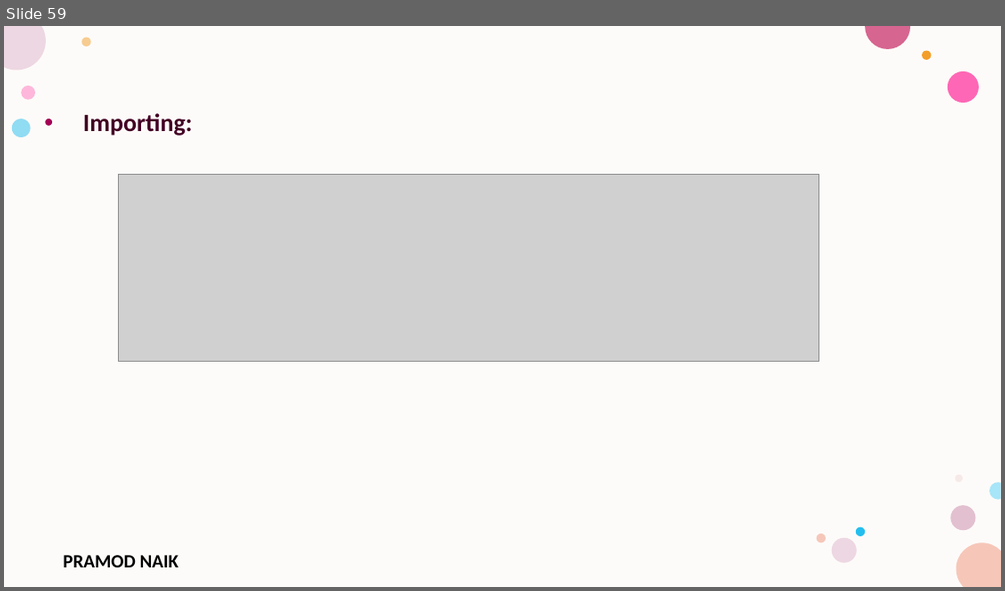
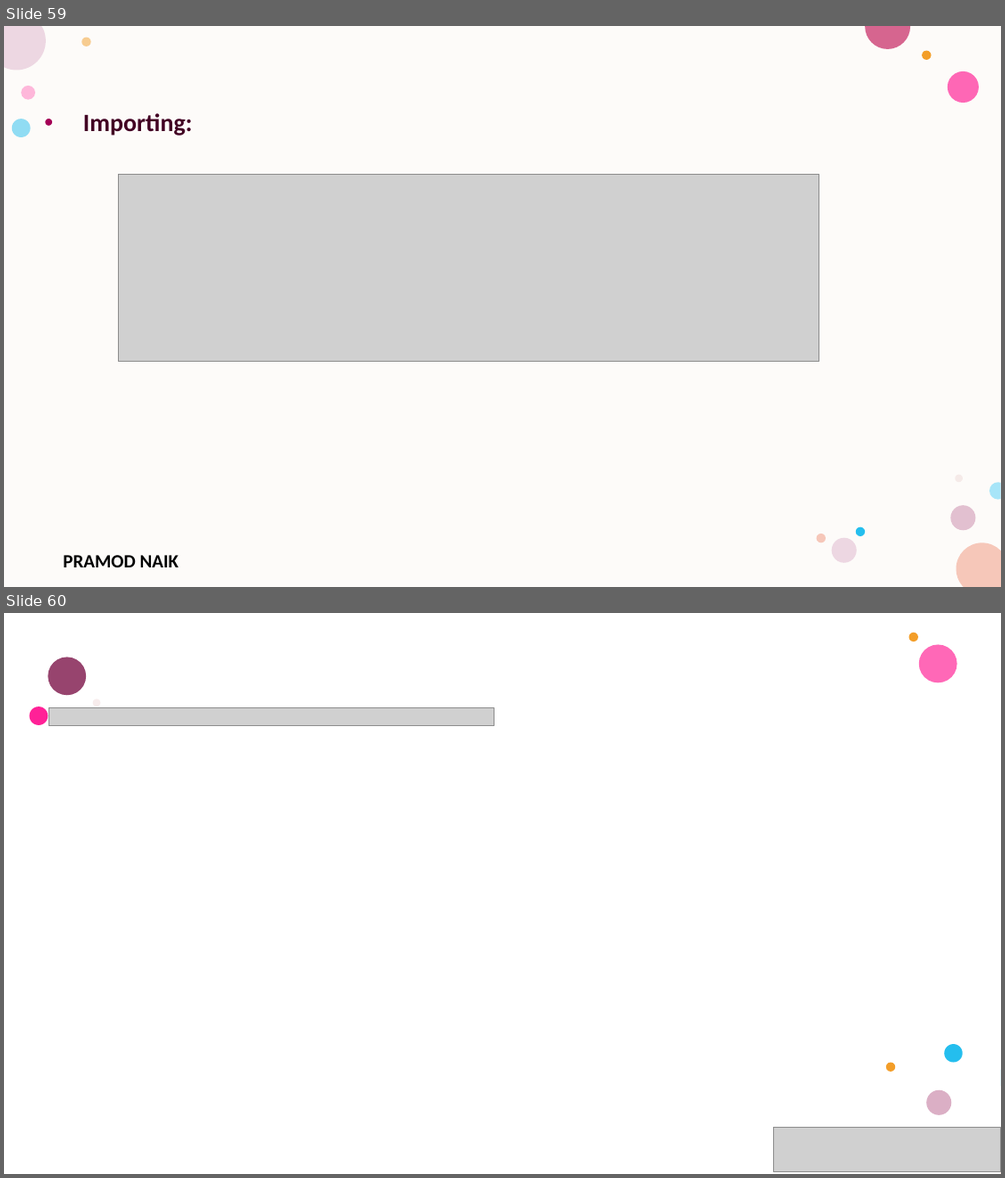
Before and after one commit to PRAMODNAIK-DEV/Node.js-Hands-on-Workshop, a slide deck: Node.js-Hands-on-Workshop 2025.pptx. Shown one above the other, each under a label of ours: slide 59 before the commit, slides 59 and 60 after it. The pictures are 1005x591 and 1005x1178 pixels, drawn with LibreOffice and Linux fonts; fonts in the diff are those of the drawing; grey boxes stand for pictures; background and template pictures are left out. Boxes give left, top, right and bottom in pixels: in the first picture for what was removed or moved away, otherwise in the second. Text is boxed around its words. In the diff, an @@ line names an element or a change of style, - is before the commit and + after.

```diff
--- a/Node.js-Hands-on-Workshop 2025.pptx
+++ b/Node.js-Hands-on-Workshop 2025.pptx
@@ slide 60 added at box(4, 613, 1001, 1174), background picture (left out) @@
@@ rectangle added at box(4, 613, 1001, 1174), fill #FFFFFF @@
@@ picture added at box(48, 708, 494, 726) @@
@@ group added at box(30, 633, 962, 1115): 8 ellipses @@
@@ group added at box(4, 613, 1001, 1174): 4 freeform shapes @@
@@ picture added at box(774, 1127, 1001, 1172) @@
```
Also in this commit, not shown: 18 other slides added, 2 other files.
